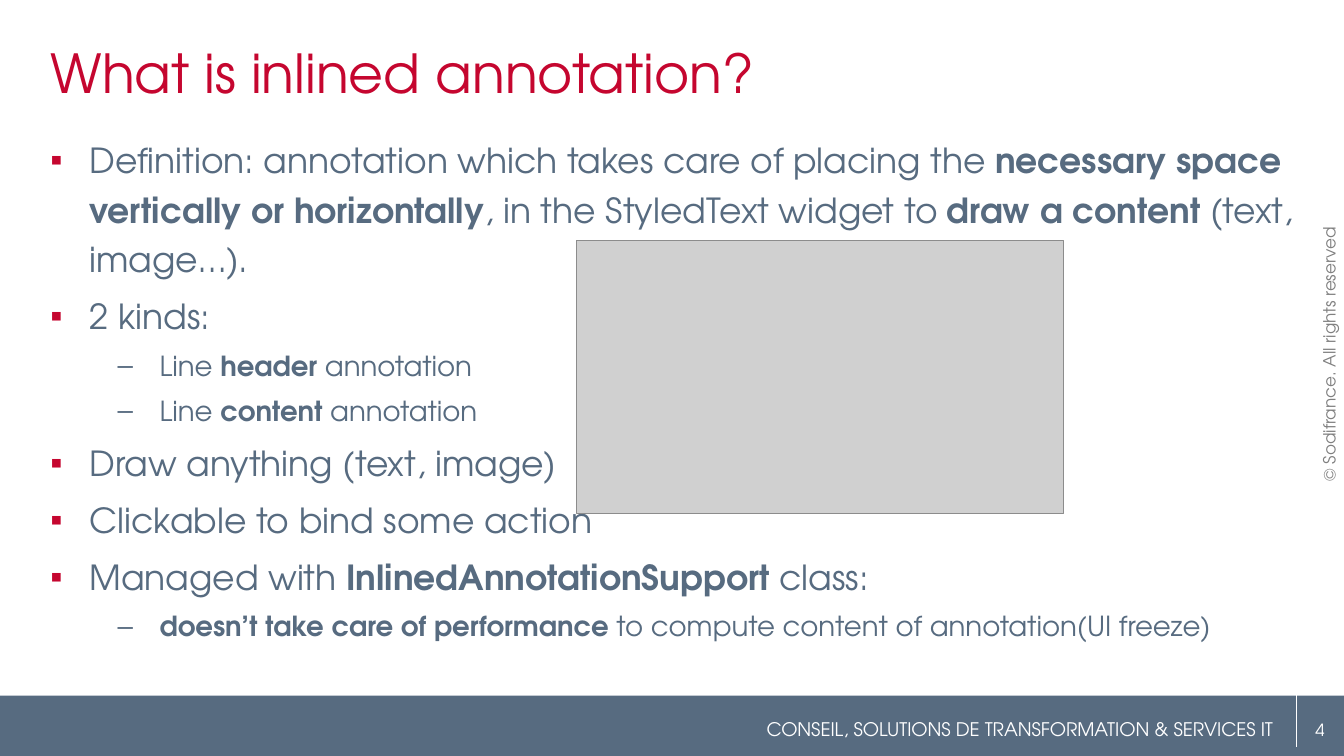
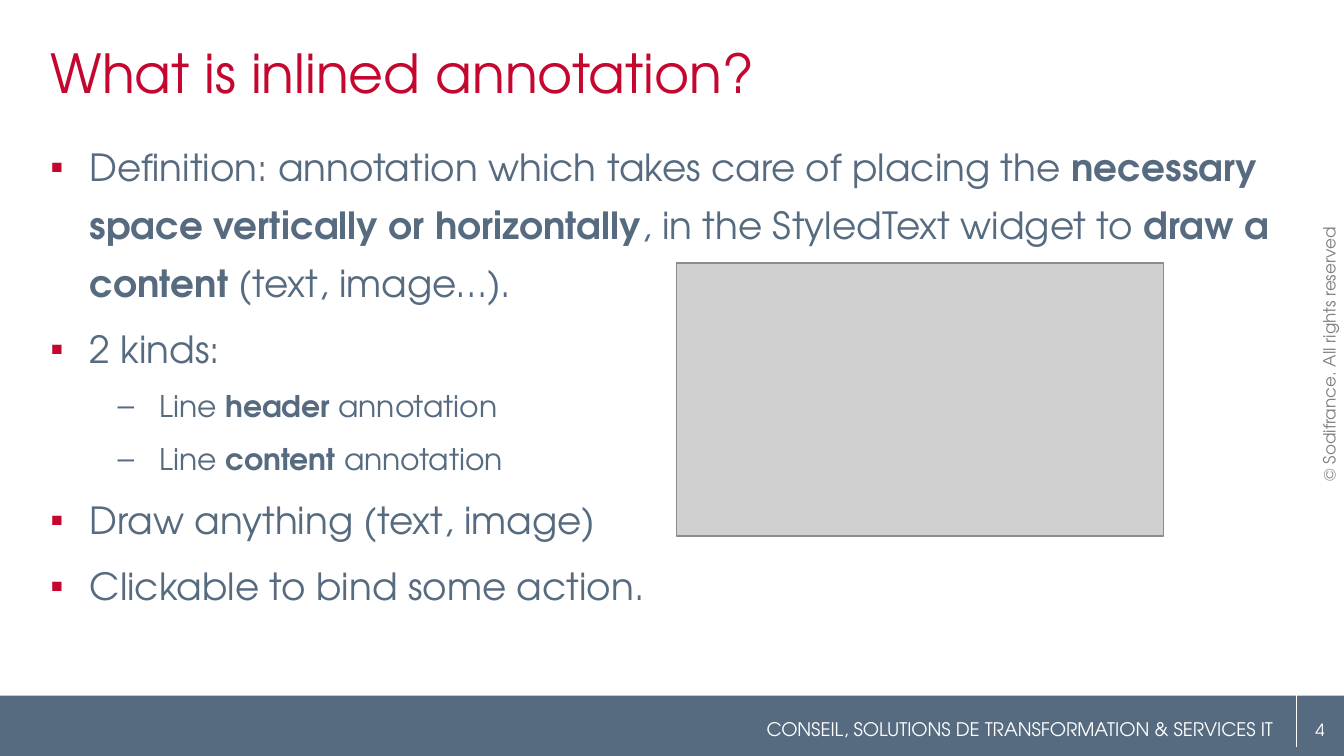
Before and after one commit to angelozerr/EclipseConFrance2018, a slide deck: slide 4 of EclipseConFrance2018_CodeMining.pptx. Drawn at 1344x756 pixels with LibreOffice and Linux fonts; fonts in the diff are those of the drawing; grey boxes stand for pictures; background and template pictures are left out. Boxes give left, top, right and bottom in pixels: in the first picture for what was removed or moved away, otherwise in the second. Text is boxed around its words. In the diff, an @@ line names an element or a change of style, - is before the commit and + after.

```diff
--- a/EclipseConFrance2018_CodeMining.pptx
+++ b/EclipseConFrance2018_CodeMining.pptx
@@ text at bbox=[90, 210, 1269, 542]: size 18.5 to 20 pt in "Definition: annotation which takes care of placing ...", "2 kinds:", "Draw anything (text, image)"; size 14.8 to 16 pt in "Line header annotation", "Line content annotation"; line spacing 1.2 to 1.3 @@
@@ picture: place and size @@
-picture at bbox=[577, 241, 1063, 513]
+picture at bbox=[676, 263, 1163, 536]
@@ text at bbox=[90, 572, 644, 601]: text changed; size 18.5 to 20 pt @@
-▪ Clickable to bind some action
-▪ Managed with InlinedAnnotationSupport class:
-  – doesn’t take care of performance to compute content of annotation(UI freeze)
+▪ Clickable to bind some action.
```
Also in this commit, not shown: 7 other slides changed, 3 slides added.
